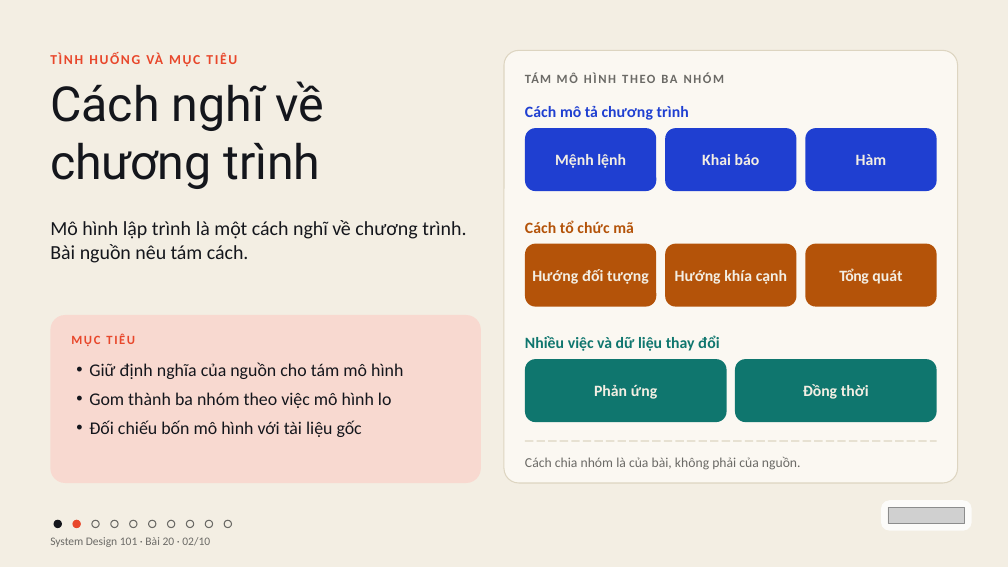
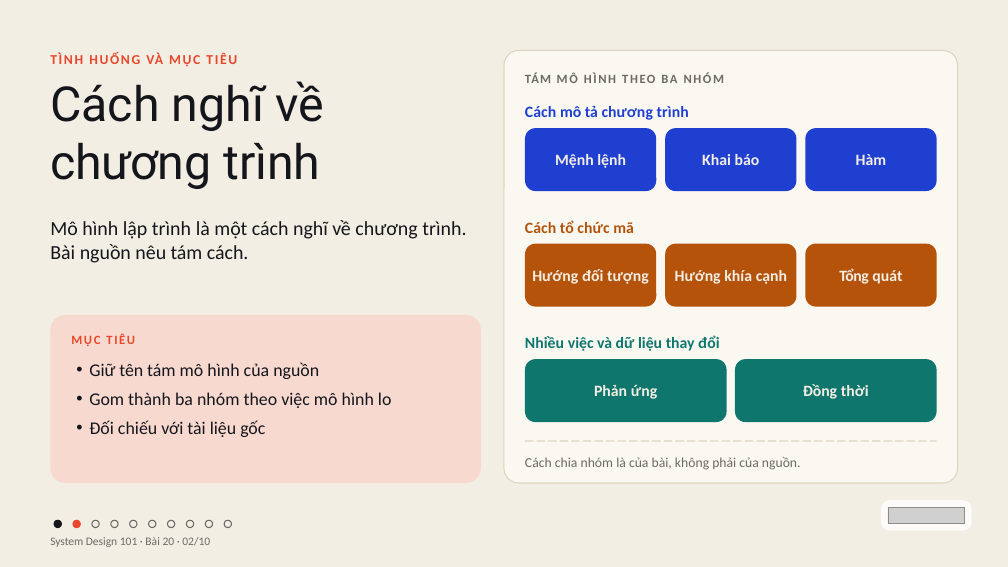
Before and after one commit to vohoailinh90/tool-marketing-studio, a slide deck: slide 2 of system-design-101/vi/lessons/sd-10-020/slides/sd-10-020.pptx. Drawn at 1008x567 pixels with LibreOffice and Linux fonts; fonts in the diff are those of the drawing; grey boxes stand for pictures. Boxes give left, top, right and bottom in pixels: in the first picture for what was removed or moved away, otherwise in the second. Text is boxed around its words. In the diff, an @@ line names an element or a change of style, - is before the commit and + after.

```diff
--- a/system-design-101/vi/lessons/sd-10-020/slides/sd-10-020.pptx
+++ b/system-design-101/vi/lessons/sd-10-020/slides/sd-10-020.pptx
@@ text at bbox=[89, 362, 319, 379]: text changed @@
-• Giữ định nghĩa của nguồn cho tám mô hình
+• Giữ tên tám mô hình của nguồn
@@ text at bbox=[89, 420, 265, 437]: text changed @@
-• Đối chiếu bốn mô hình với tài liệu gốc
+• Đối chiếu với tài liệu gốc
```
Also in this commit, not shown: 8 other slides changed, 4 other files.
